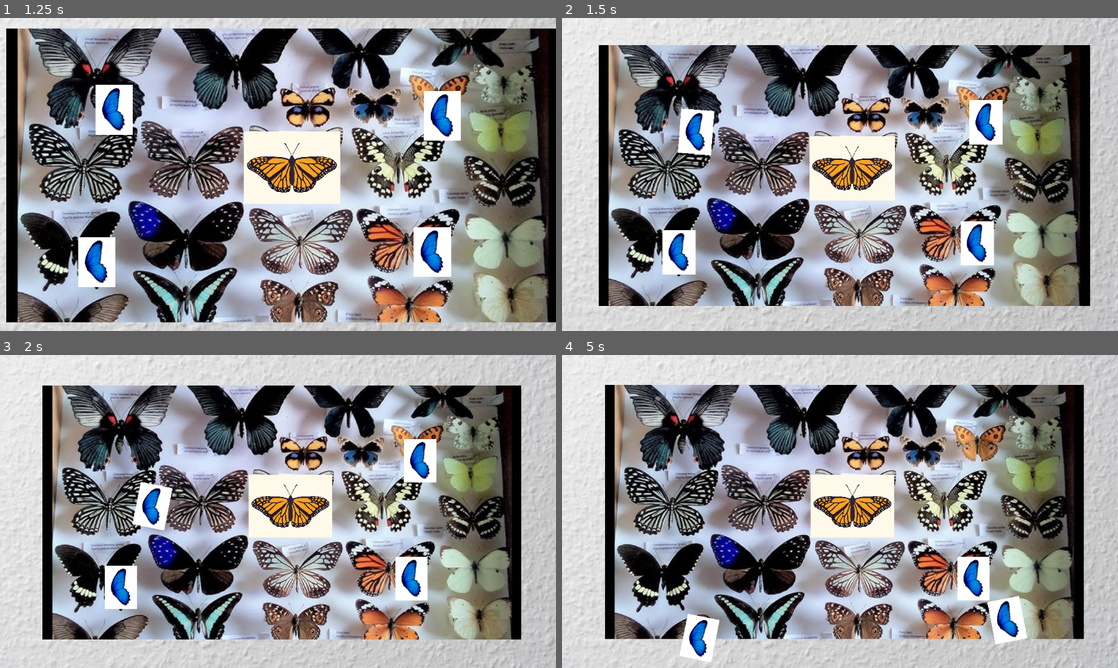
Above: before the commit, frames 1-4 (two rows, left to right).
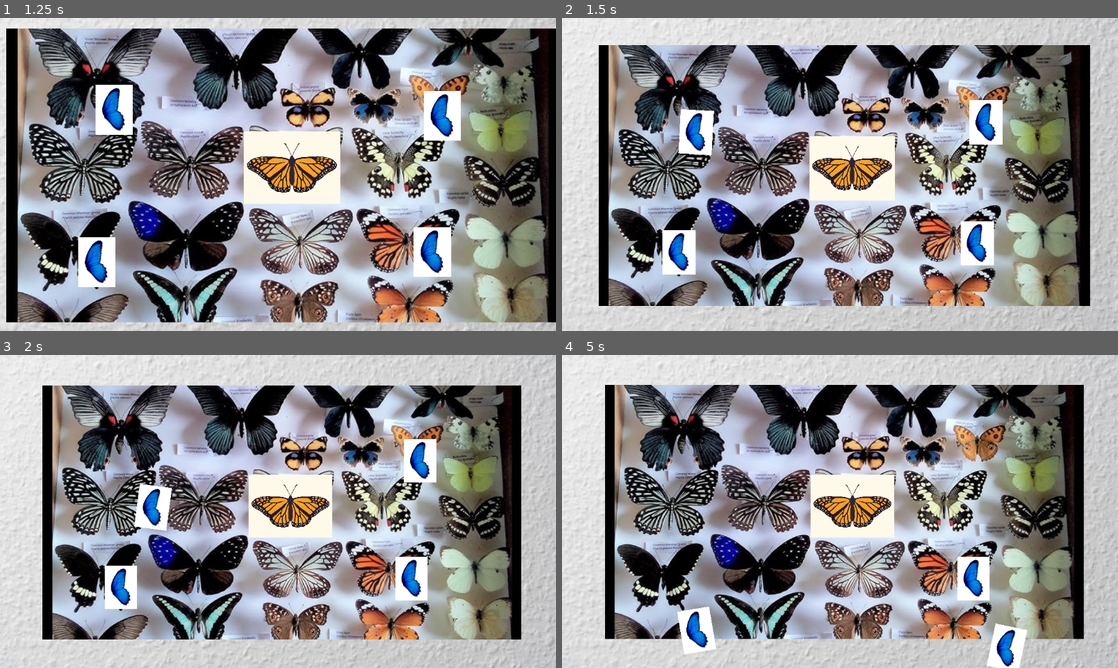
Above: after the commit, the same moments.

Repository: benitsch/Ludum-Dare-58
Game: Godot game, scene res://Scenes/title_screen.tscn
The game is run twice, just before and just after one commit, with the same random seed, the same clock (stepped at 60 frames per second) and the same inputs.
Inputs (mouse positions are in pixels of both pictures, inside the frame that each line leads up to):
- Up to frame 1 (1.25 s): click "Start" at 0.5 s
- Up to frame 2 (1.5 s): tap Enter (ui_accept) at 1.25 s; move the mouse to (962, 158) at 1.27 s; hold Right (move_right) from 1.28 s (still down); hold Shift (dash) from 1.28 s (still down); click (962, 158) at 1.42 s
- Up to frame 3 (2 s): keep holding Right (move_right); keep holding Shift (dash); tap Space (jump) at 1.52 s
- Up to frame 4 (5 s): release Right (move_right) at 2 s; release Shift (dash) at 2 s; drag from (728, 527) to (812, 574) at 2.02 s; move the mouse to (895, 442) at 2.77 s; hold Right (move_right) 2.78-3.5 s; hold Shift (dash) 2.78-3.5 s; drag from (812, 574) to (673, 464) at 3.52 s; move the mouse to (1006, 558) at 4.27 s; hold A (move_left) from 4.28 s (still down); hold Shift (dash) from 4.28 s (still down); tap Space (jump) at 4.52 s

Frame 1 is identical in both runs. In frame 2, less than 0.1% of the frame differs, in the area x 20-28%, y 28-44%; in frame 3, 0.3%; in frame 4, 1.9%, in the area x 20-84%, y 76-100%.

Commit message:
Randomize wing falling animation

Diff:
--- a/Scripts/butterfly_wing.gd
+++ b/Scripts/butterfly_wing.gd
@@ -5,13 +5,26 @@
 var sway_speed = 2.0
 var sway_amplitude = 80.0
 var time = 0.0
+var rotationModifier = 0.2
+var swayAmplitudeModifier = 50.0
+var speedModifier = 1.0
+var sinOffsetX = 0.0
+var sinOffsetRotation = 0.0
 
 func _process(delta):
 	if falling:
 		time += delta
-		position.y += speed * delta
-		position.x += sin(time * sway_speed) * sway_amplitude * delta
-		rotation = sin(time * sway_speed) * 0.2  # leichtes Drehen
+		position.y += speed * delta * speedModifier
+		position.x += sin(time * sway_speed + sinOffsetX) * sway_amplitude * swayAmplitudeModifier * delta
+		rotation = sin(time * sway_speed + sinOffsetRotation) * rotationModifier  # leichtes Drehen
 
 func fallDown() -> void:
 	falling = true
+	rotationModifier = randf_range(0.1, 0.3)
+	swayAmplitudeModifier = randf_range(0.75, 1.25)
+	speedModifier = randf_range(0.8, 1.2)
+	sinOffsetX = getSinStartPoint()
+	sinOffsetRotation = getSinStartPoint()
+
+func getSinStartPoint() -> float:
+	return [0.0, PI].pick_random()
